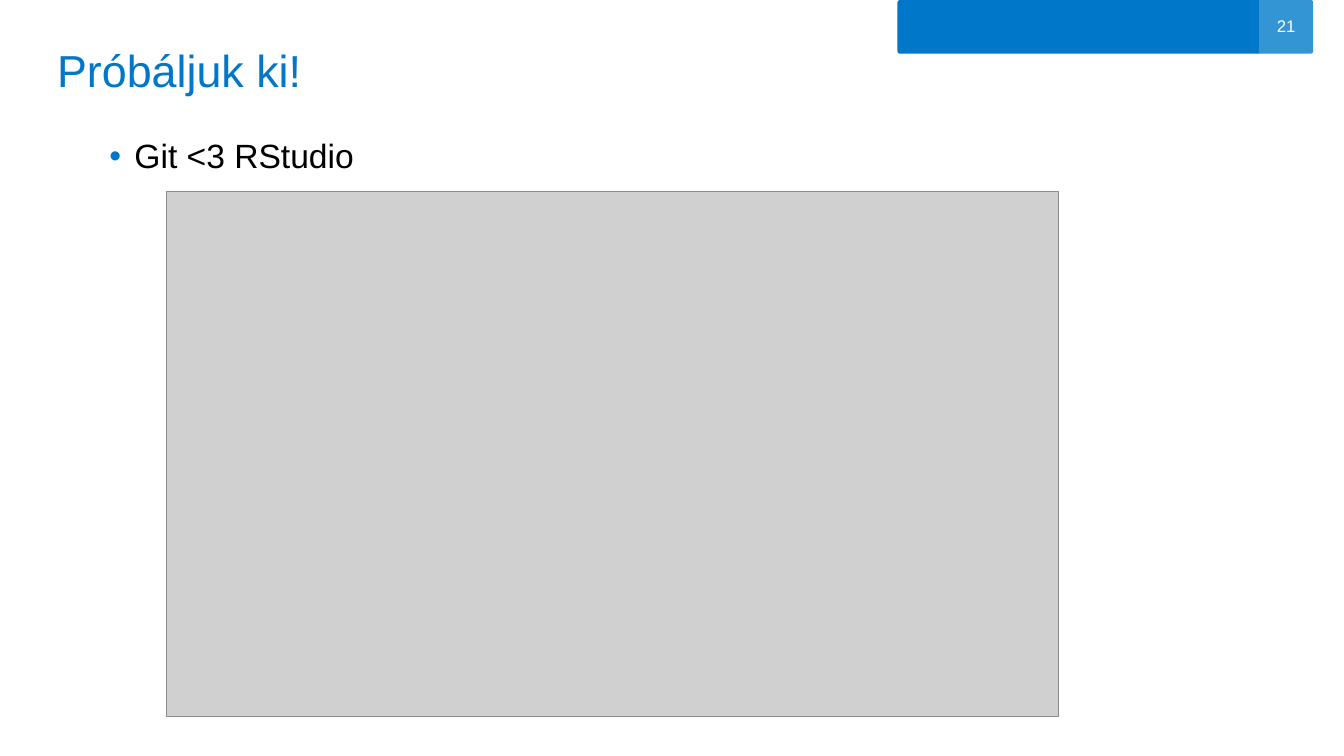
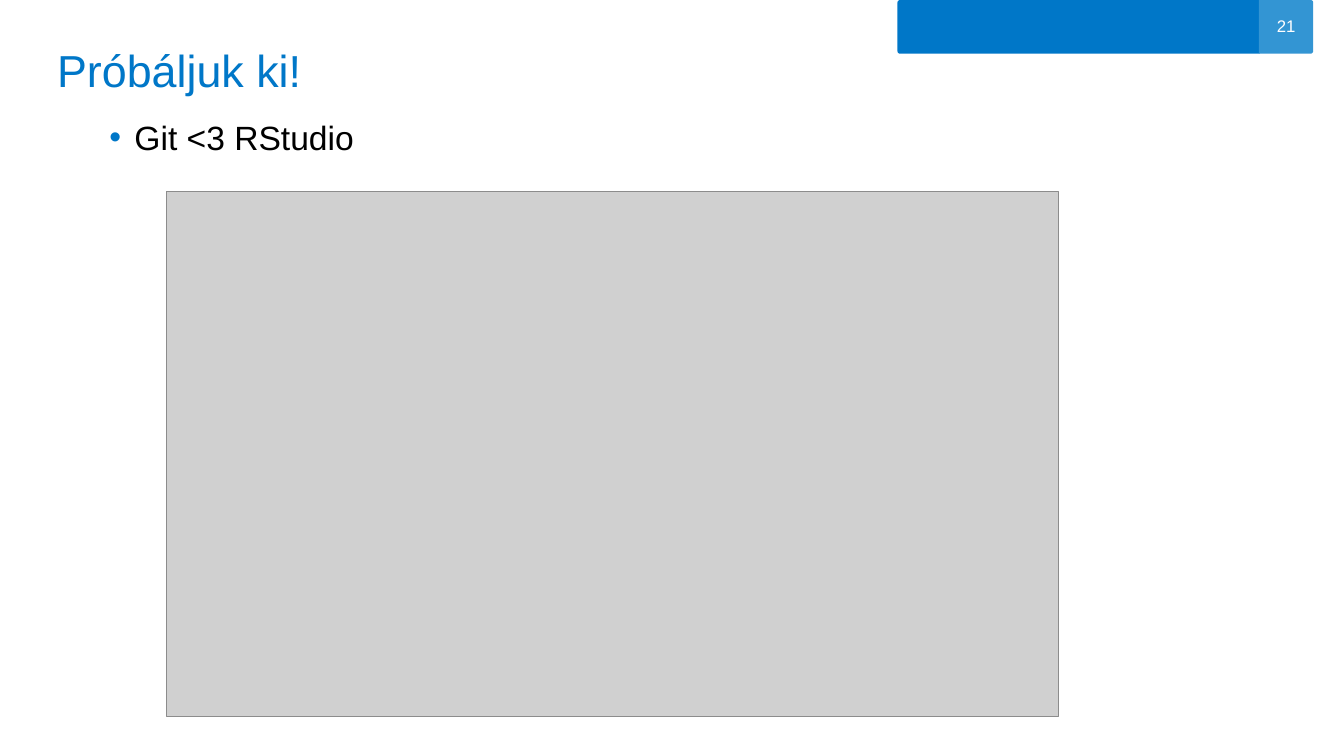
Before and after one commit to oerika1988/aegon-git-tutorial, a slide deck: slide 21 of GIT.pptx. Drawn at 1344x756 pixels with LibreOffice and Linux fonts; fonts in the diff are those of the drawing; grey boxes stand for pictures; background and template pictures are left out. Boxes give left, top, right and bottom in pixels: in the first picture for what was removed or moved away, otherwise in the second. Text is boxed around its words. In the diff, an @@ line names an element or a change of style, - is before the commit and + after.

```diff
--- a/GIT.pptx
+++ b/GIT.pptx
@@ text "Git <3 RStudio": place and size @@
-text "Git <3 RStudio" at <box>134,143,353,169</box>
+text "Git <3 RStudio" at <box>134,125,353,151</box>
```
Also in this commit, not shown: 8 other slides changed.
